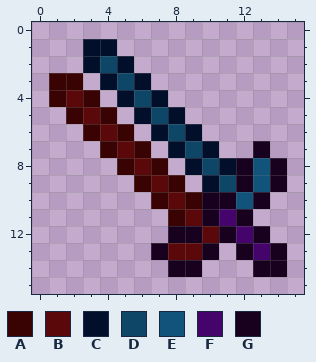
Edited in one commit: pixel-art sprite (src/main/resources/items/xaeronsword.png). Above is the file before it was changed.
The file is 32x32 pixels, drawn in blocks of 2x2; one block is one cell here.
Palette (. is transparent): A #390303  B #5a0809  C #020f2a  D #0d4667  E #11537a  F #45046b  G #17011e
Pixels before, first column x 1:
 1 ..CC..........
 2 ..CDC.........
 3 AA.CDC........
 4 ABA.CDC.......
 5 .ABA.CDC......
 6 ..ABA.CDC.....
 7 ...ABA.CDC..G.
 8 ....ABA.CDCGEG
 9 .....ABA.CDGEG
10 ......ABAGGEG.
11 .......ABGFG..
12 .......GGBGFG.
13 ......GBBG.GFG
14 .......GG...GG
After:
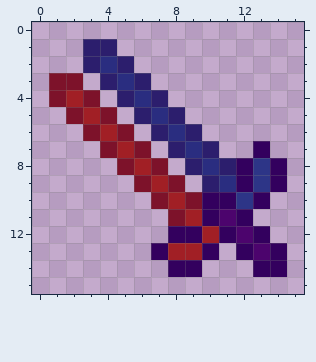
Change:
colour A: #390303 -> #7d122a
colour B: #5a0809 -> #a11f25
colour C: #020f2a -> #2c1e6d
colour D: #0d4667 -> #2a2d80
colour E: #11537a -> #2d3587
colour F: #45046b -> #4c046d
colour G: #17011e -> #33005e
